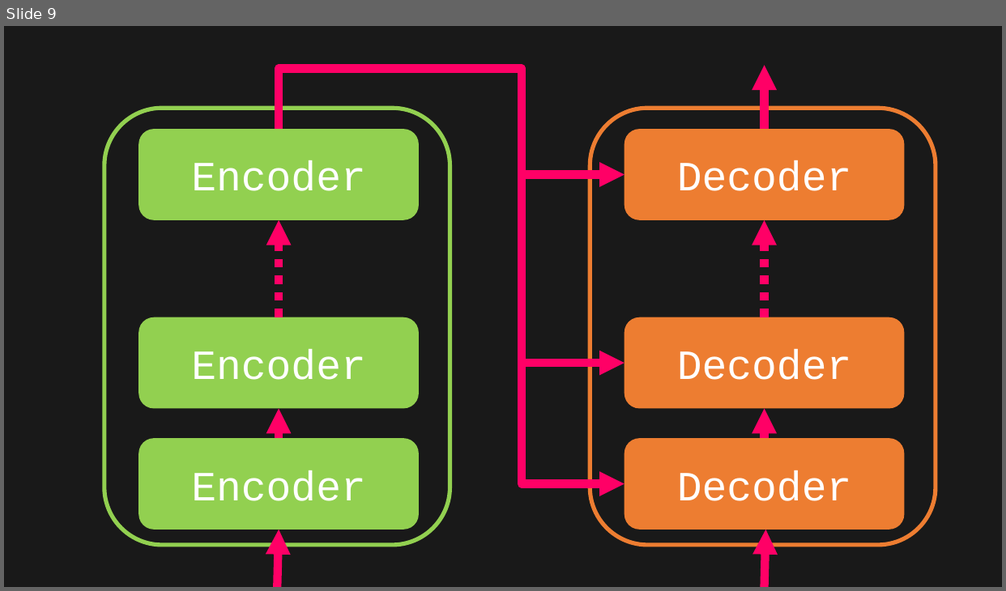
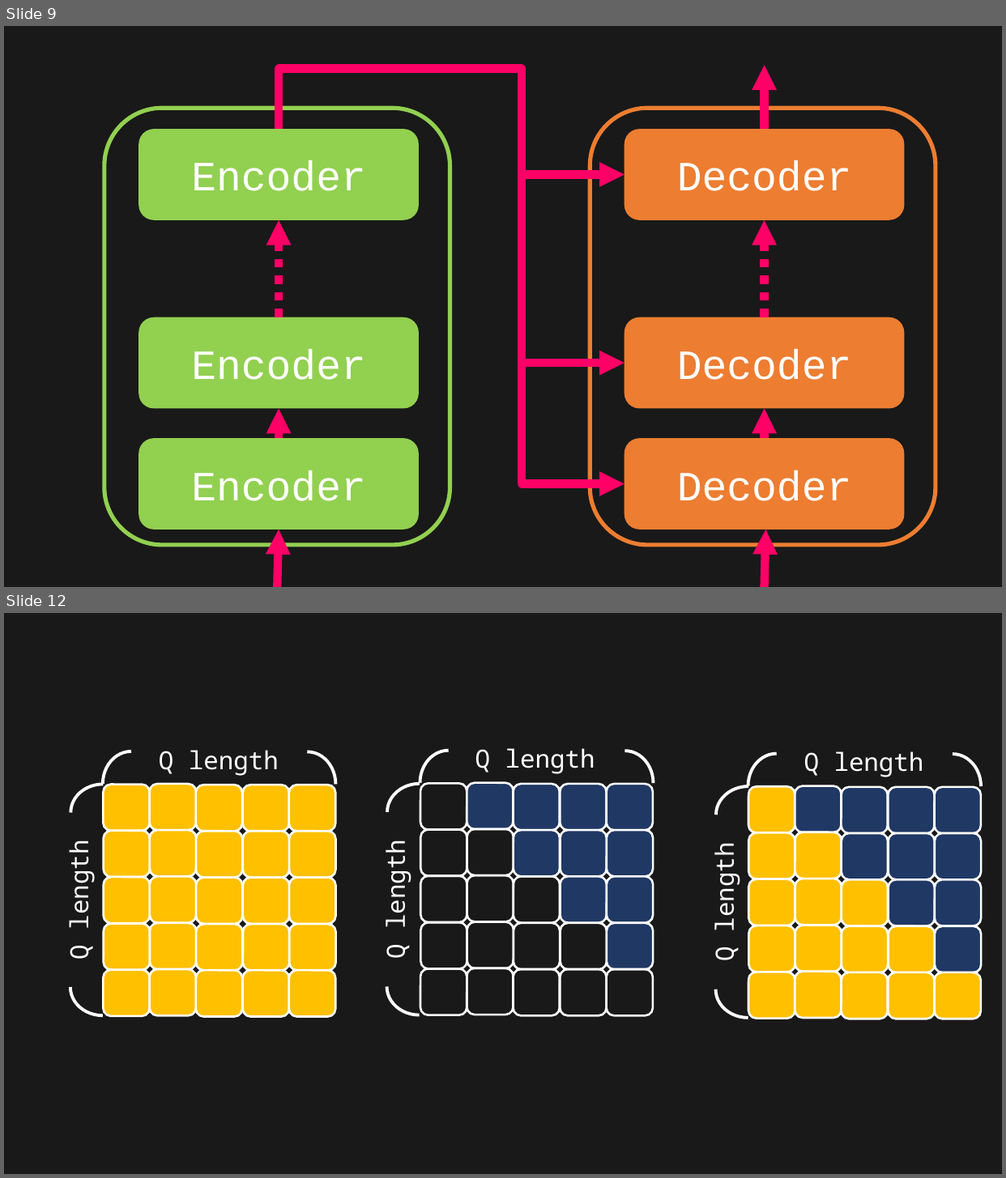
Before and after one commit to toonnyy8/PPT, a slide deck: Attention-is-all-you-need/image.pptx. Shown one above the other, each under a label of ours: slide 9 before the commit, slides 9 and 12 after it; the slides between them are not shown. The pictures are 1006x591 and 1006x1178 pixels, drawn with LibreOffice and Linux fonts; fonts in the diff are those of the drawing. Boxes give left, top, right and bottom in pixels: in the first picture for what was removed or moved away, otherwise in the second. Text is boxed around its words. In the diff, an @@ line names an element or a change of style, - is before the commit and + after.

```diff
--- a/Attention-is-all-you-need/image.pptx
+++ b/Attention-is-all-you-need/image.pptx
@@ slide 12 added at bbox=[4, 613, 1002, 1174], background #191919 @@
@@ group added at bbox=[55, 736, 335, 1017]: 27 rounded rectangles, 4 arc (boxed as its full ellipse)s @@
+Q length
+Q length
@@ group added at bbox=[372, 735, 654, 1016]: 27 rounded rectangles, 4 arc (boxed as its full ellipse)s @@
+Q length
+Q length
@@ group added at bbox=[701, 739, 981, 1019]: 27 rounded rectangles, 4 arc (boxed as its full ellipse)s @@
+Q length
+Q length
```
Also in this commit, not shown: 1 slide changed, 5 other slides added, 2 other files.
